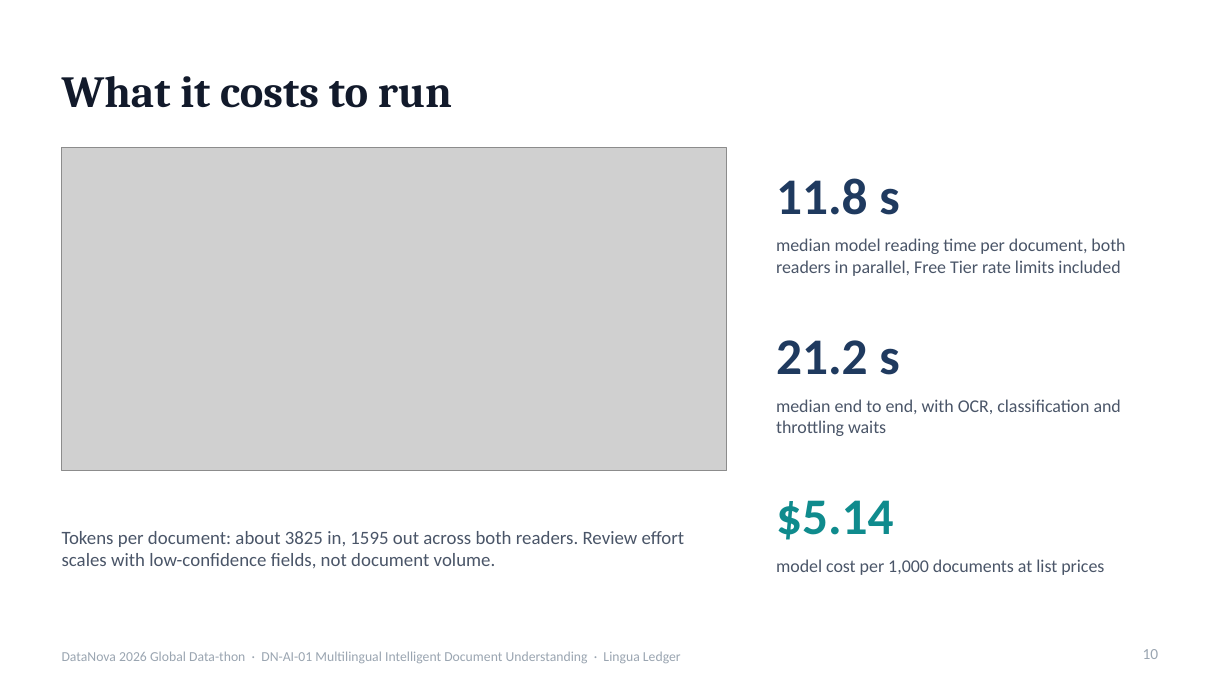
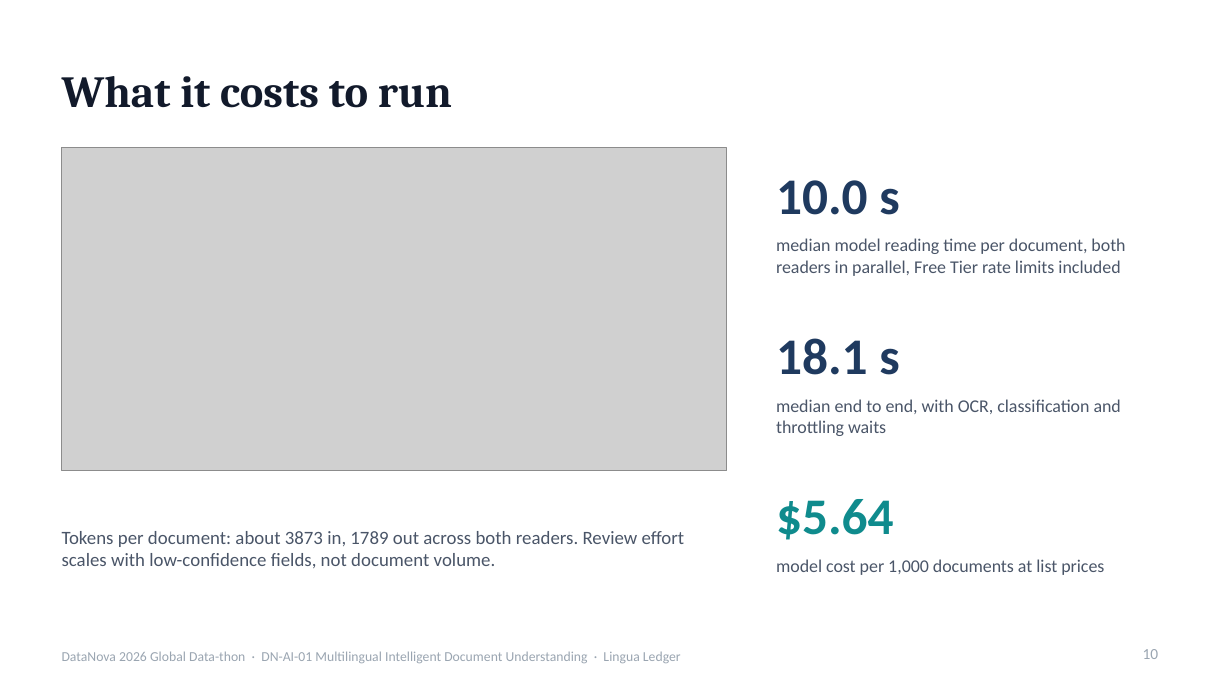
Before and after one commit to rishavnaskar/lingua-ledger, a slide deck: slide 10 of deck/LinguaLedger-DataNova2026-Round1.pptx. Drawn at 1232x693 pixels with LibreOffice and Linux fonts; fonts in the diff are those of the drawing; grey boxes stand for pictures. Boxes give left, top, right and bottom in pixels: in the first picture for what was removed or moved away, otherwise in the second. Text is boxed around its words. In the diff, an @@ line names an element or a change of style, - is before the commit and + after.

Commit message:
Full form re-run, label-matched form agreement, lenient calibration labels for forms
All 90 form documents re-ran on the reworked prompt: strict F1 barely moved
(XFUND 50.9 to 51.9, FUNSD 53.3 to 50.2) while lenient rose (63.5 to 64.3,
57.8 to 67.5). Reader agreement on form pairs is now matched by label instead
of list position, and form pairs are labelled with the lenient rule for
calibration. Calibration error is reported per dataset; the regression to
0.037 overall is confined to forms. All 14 sample caches regenerated on the
default model.

```diff
--- a/deck/LinguaLedger-DataNova2026-Round1.pptx
+++ b/deck/LinguaLedger-DataNova2026-Round1.pptx
@@ text at (776,180,899,215): text changed @@
-11.8 s
+10.0 s
@@ text at (776,338,899,375): text changed @@
-21.2 s
+18.1 s
@@ text at (776,499,894,540): text changed @@
-$5.14
+$5.64
@@ text at (62,531,685,568): text changed @@
-Tokens per document: about 3825 in, 1595 out across both readers. Review effort scales with low-confidence fields, not document volume.
+Tokens per document: about 3873 in, 1789 out across both readers. Review effort scales with low-confidence fields, not document volume.
```
Also in this commit, not shown: 2 other slides changed, 35 other files.
